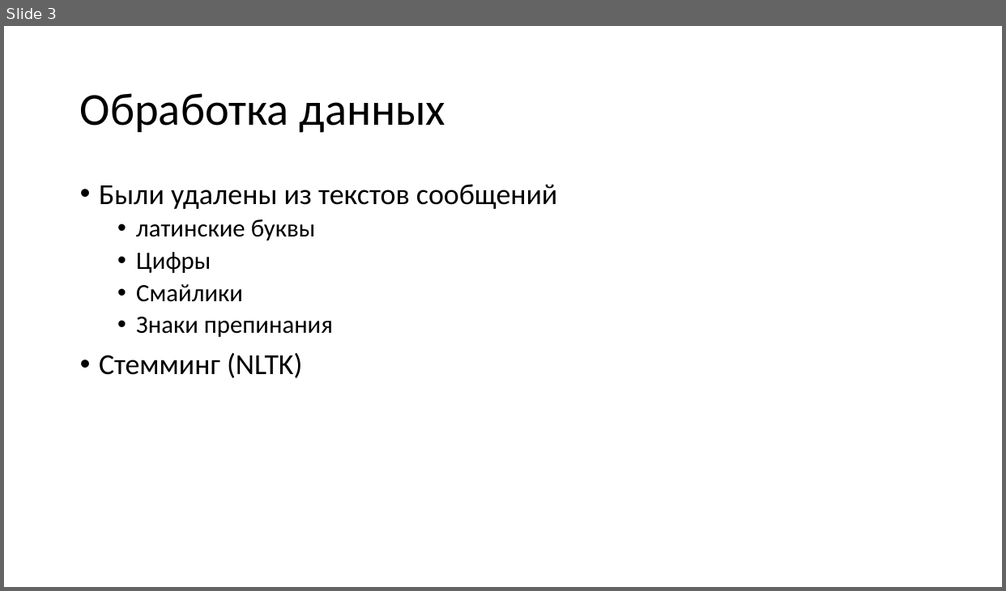
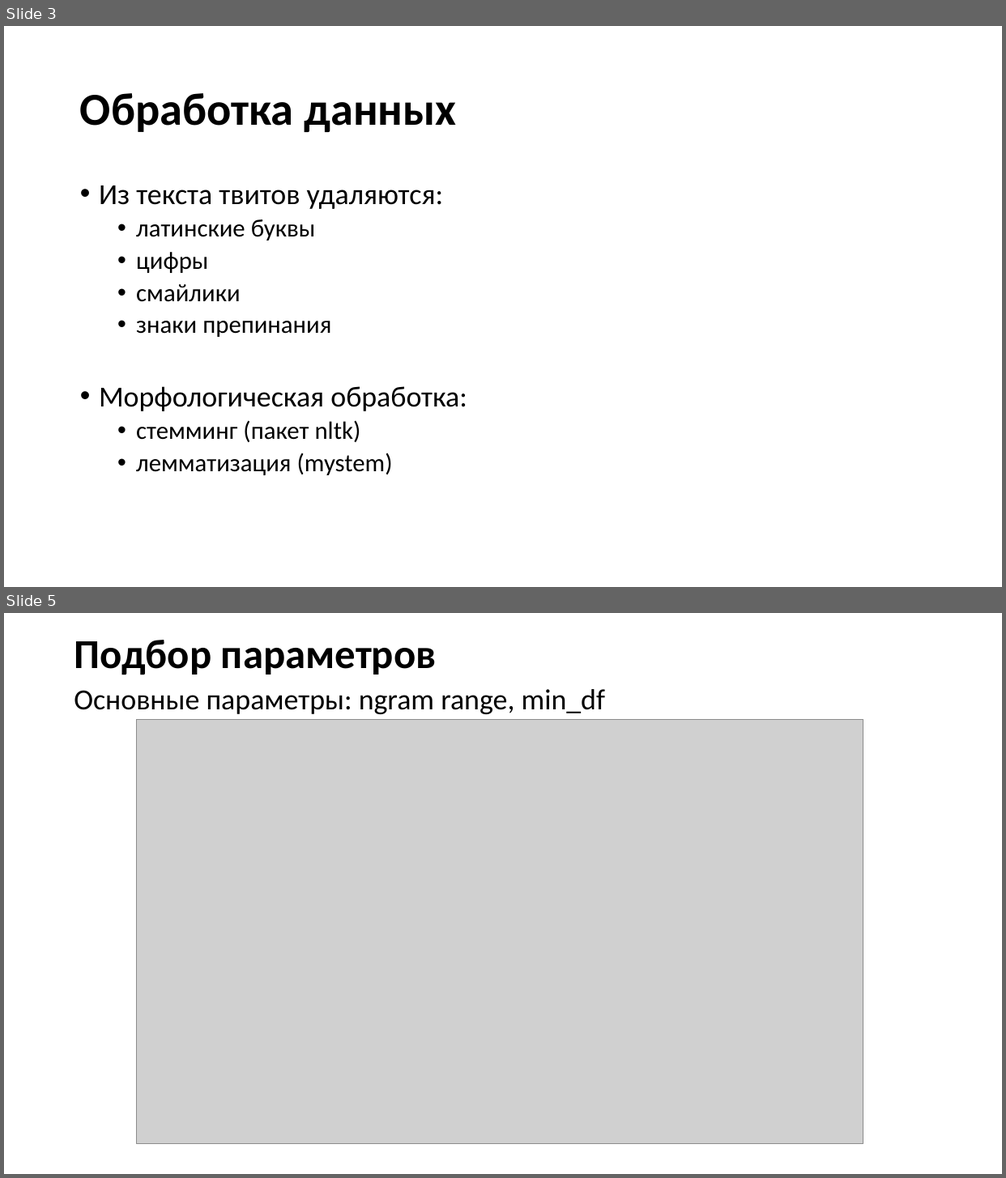
Before and after one commit to LoskutovAnton/Tweets-Sentiment-Analysis, a slide deck: twiton.pptx. Shown one above the other, each under a label of ours: slide 3 before the commit, slides 3 and 5 after it; the slides between them are not shown. The pictures are 1006x591 and 1006x1178 pixels, drawn with LibreOffice and Linux fonts; fonts in the diff are those of the drawing; grey boxes stand for pictures; background and template pictures are left out. Boxes give left, top, right and bottom in pixels: in the first picture for what was removed or moved away, otherwise in the second. Text is boxed around its words. In the diff, an @@ line names an element or a change of style, - is before the commit and + after.

```diff
--- a/twiton.pptx
+++ b/twiton.pptx
@@ slide 5 added at box(4, 613, 1002, 1174), background #FFFFFF @@
@@ title added at box(74, 640, 437, 675), 39.6 pt, text #000000, bold @@
+Подбор параметров
@@ text added at box(74, 689, 605, 714), 28 pt, text #000000 @@
+Основные параметры: ngram range, min_df
@@ picture added at box(137, 720, 863, 1144) @@
@@ slide 3 changed as well @@
@@ title "Обработка данных" at box(80, 93, 456, 132): bold on @@
@@ text at box(99, 186, 443, 209): text changed @@
-• Были удалены из текстов сообщений
+• Из текста твитов удаляются:
@@ text at box(99, 252, 467, 476): text changed @@
-  • Цифры
-  • Смайлики
-  • Знаки препинания
-• Стемминг (NLTK)
+  • цифры
+  • смайлики
+  • знаки препинания
+• Морфологическая обработка:
+  • стемминг (пакет nltk)
+  • лемматизация (mystem)
```
Also in this commit, not shown: 6 other slides changed, 7 other slides added, 6 slides removed, 1 other file.
